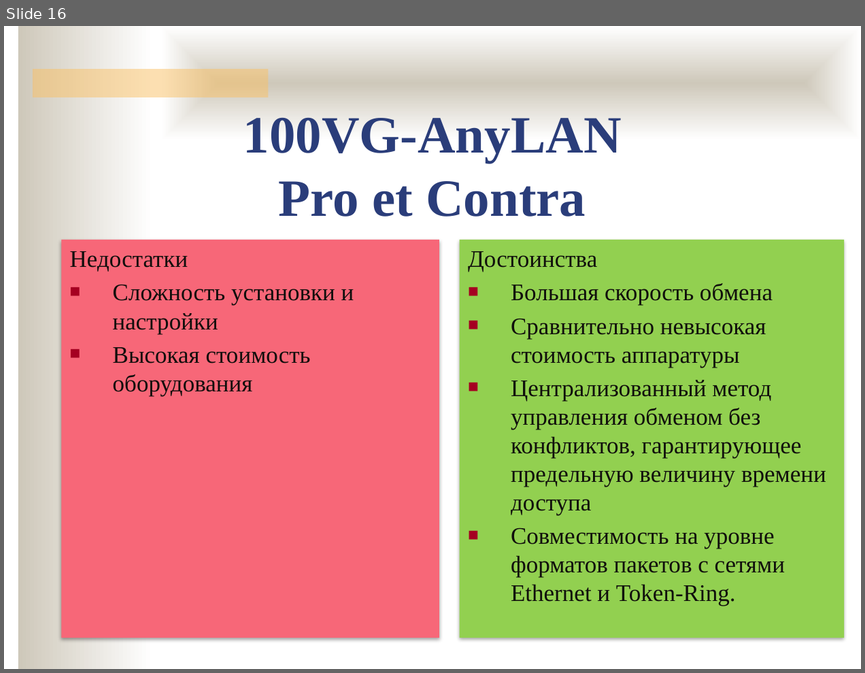
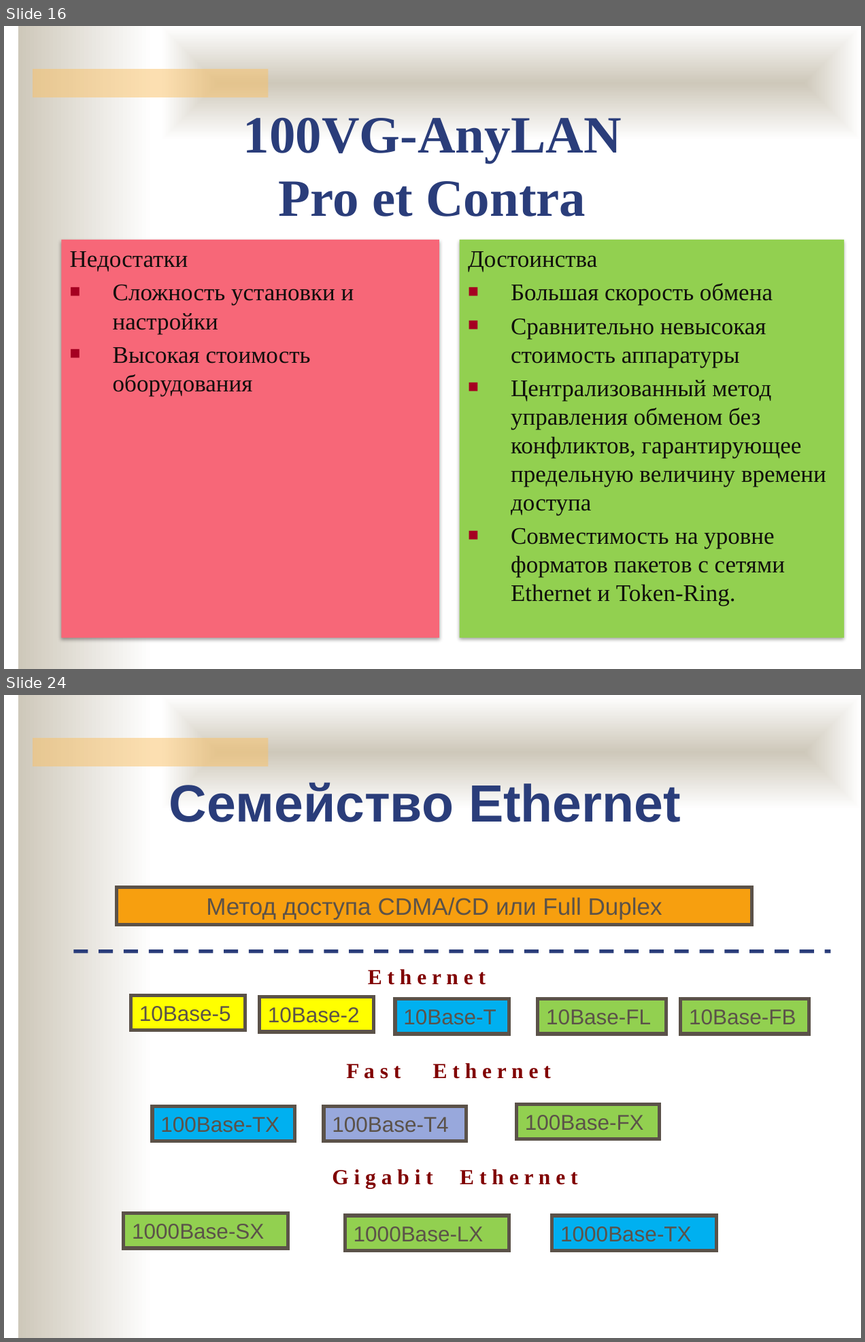
Before and after one commit to ukoloff/nets, a slide deck: 06.pptx. Shown one above the other, each under a label of ours: slide 16 before the commit, slides 16 and 24 after it; the slides between them are not shown. The pictures are 865x673 and 865x1342 pixels, drawn with LibreOffice and Linux fonts; fonts in the diff are those of the drawing; background and template pictures are left out. Boxes give left, top, right and bottom in pixels: in the first picture for what was removed or moved away, otherwise in the second. Text is boxed around its words. In the diff, an @@ line names an element or a change of style, - is before the commit and + after.

```diff
--- a/06.pptx
+++ b/06.pptx
@@ slide 24 added at (4, 695, 861, 1338), background #FFFFFF; not listed: 3 template elements that a slide beside it also shows @@
@@ text added at (169, 782, 681, 822), 44 pt, text #2A3D7A, bold @@
+Семейство Ethernet
@@ group added at (73, 887, 831, 1250): 12 rectangles, 3 texts, 1 line @@
+Метод доступа CDMA/CD или Full Duplex
+10Base-5
+10Base-2
+10Base-T
+10Base-FL
+10Base-FB
+100Base-TX
+E t h e r n e t
+F a s t E t h e r n e t
+100Base-T4
+100Base-FX
+1000Base-SX
+1000Base-LX
+1000Base-TX
+G i g a b i t E t h e r n e t
```
Also in this commit, not shown: 7 other slides added.
